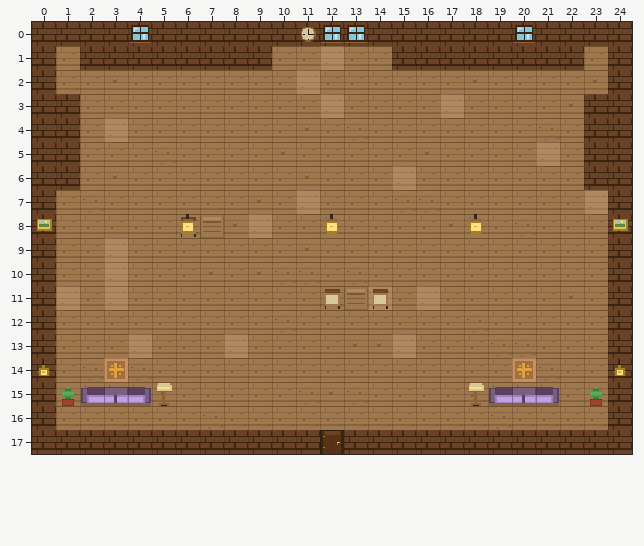
Two versions of a level (Tiled map (JSON), public/lounge/assets/rooms/library.tmj). The picture above is the old version.
Cells are 16x16 px. Shown: x 0..24, y 0..17.
The result:
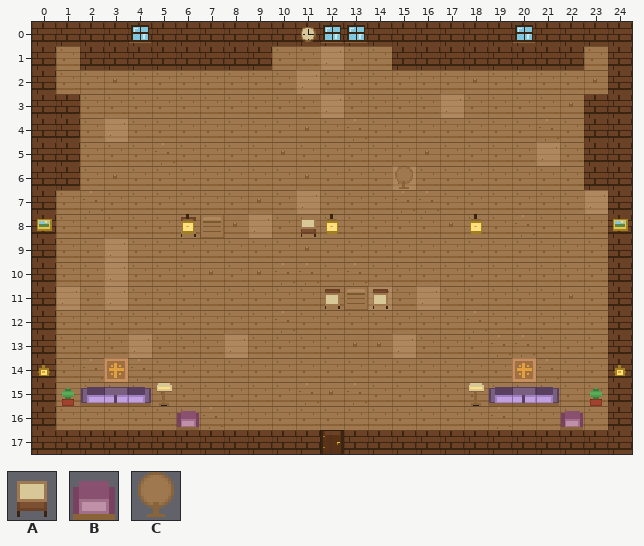
Key: from "indoor_lobby_v1": A 45, B 46, C 47.
_ is an empty cell.
What changed:
Layer "furniture_below":
y 6: x 15 _ -> C
y 8: x 11 _ -> A
y 16: x 6 _ -> B; x 22 _ -> B
Where, in picture pixels (left, top, right, bottom), the same in both pictures:
added: (395, 166, 413, 189)
added: (301, 220, 316, 237)
added: (177, 411, 199, 430)
added: (561, 411, 583, 430)
